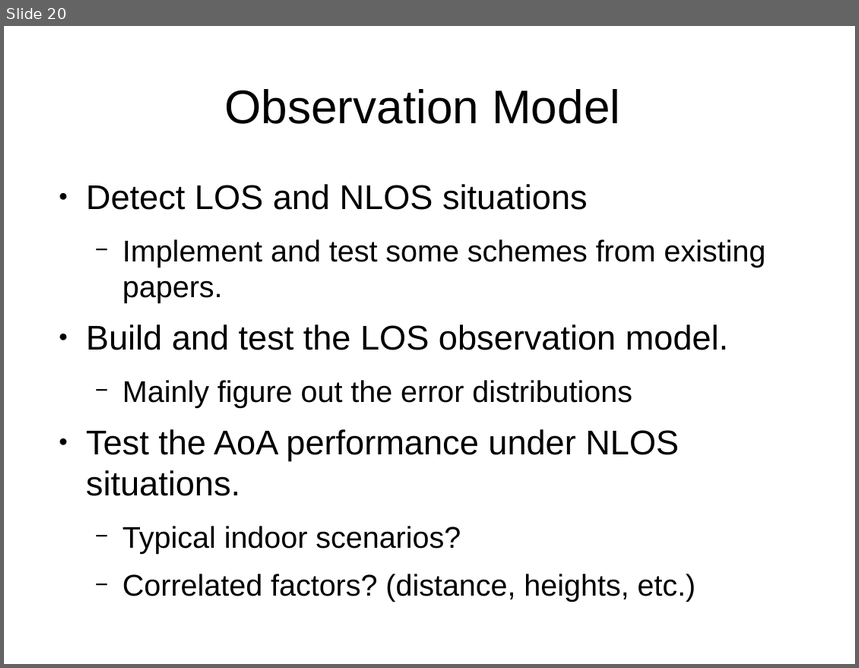
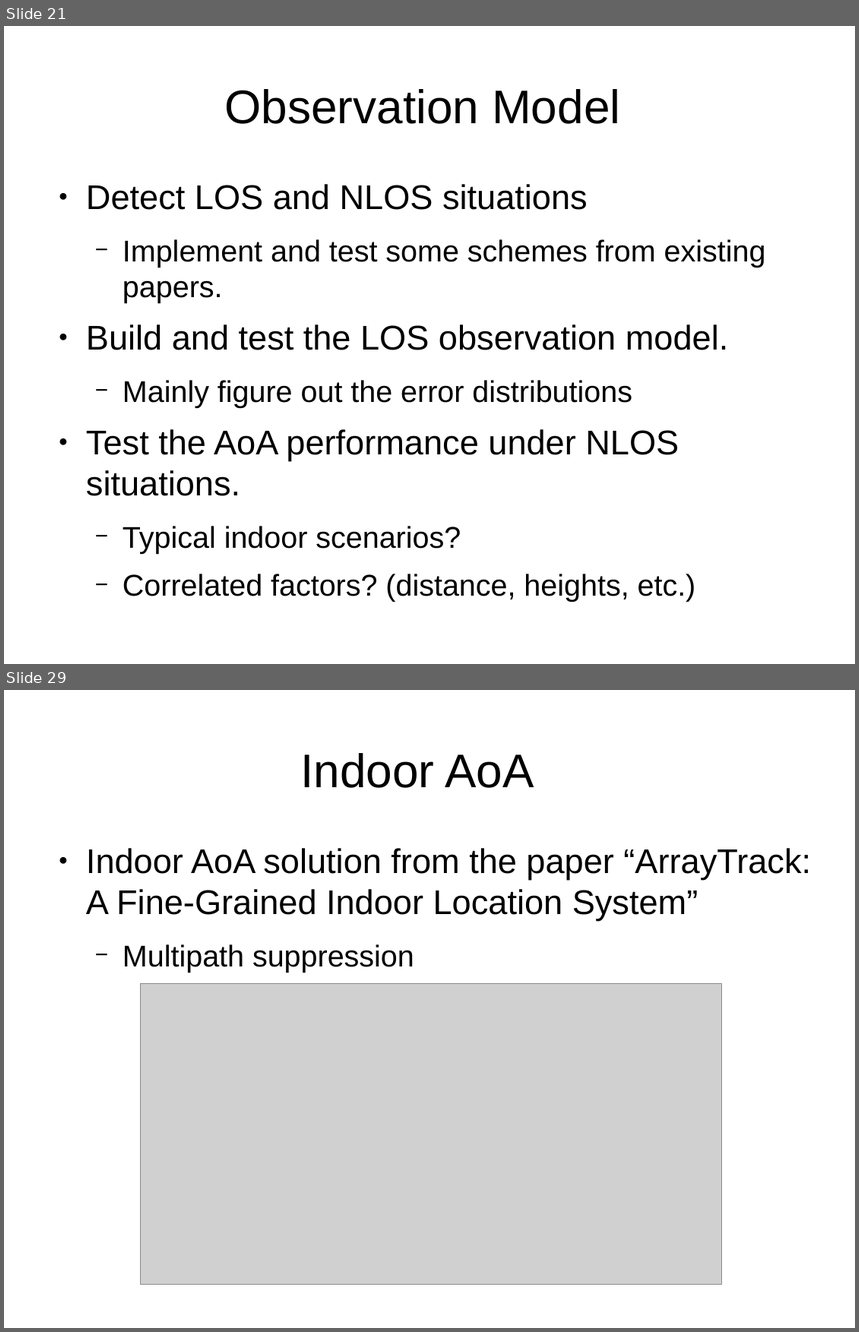
Before and after one commit to HSID/Localization, a slide deck: light-weight-indoor-localization.odp. Shown one above the other, each under a label of ours: slide 20 before the commit, slides 21 and 29 after it; the slides between them are not shown. The pictures are 859x668 and 859x1332 pixels, drawn with LibreOffice and Linux fonts; fonts in the diff are those of the drawing; grey boxes stand for pictures. Boxes give left, top, right and bottom in pixels: in the first picture for what was removed or moved away, otherwise in the second. Text is boxed around its words. In the diff, an @@ line names an element or a change of style, - is before the commit and + after.

```diff
--- a/light-weight-indoor-localization.odp
+++ b/light-weight-indoor-localization.odp
@@ slide 29 added at [4,690,855,1328], background #FFFFFF @@
@@ title added at [301,753,534,788], 44 pt, text #000000 @@
+Indoor AoA
@@ text added at [86,848,811,973], 32 pt, text #000000 @@
+● Indoor AoA solution from the paper “ArrayTrack: A Fine-Grained Indoor Location System”
+  − Multipath suppression
@@ picture added at [141,983,722,1285] @@
@@ what was slide 20 is now slide 21 @@
```
Also in this commit, not shown: 2 slides changed, 6 other slides added, 1 slide removed.
